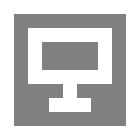
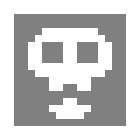
Layered file, before and after one edit (140x140). Changes by layer:
added layer "Layer #3" above "Layer #2" over [28, 28, 112, 119]
hid "Layer #2" over [28, 28, 112, 119]
